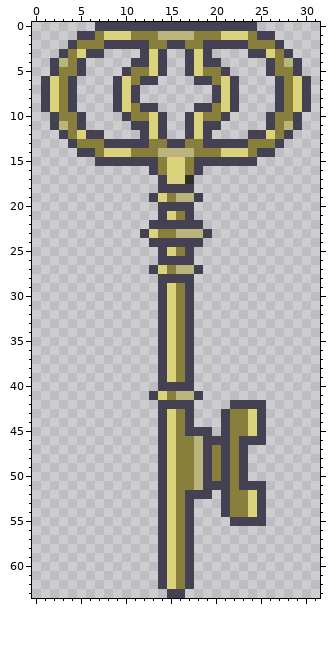
Edited in one commit: pixel-art sprite (assets/sprites/key.png). Above, as it was before the edit.
The file is 32x64 pixels.
Now the later version:
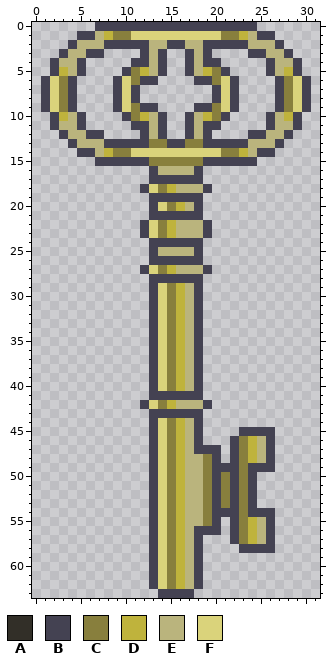
Palette (. is transparent): A #322f28  B #444252  C #887f3d  D #bfb33c  E #bab47d  F #dad37b
Change:
Changed rows in their new state; - is an unchanged pixel.
first column x 3:
 1 ----EDCCFFFFFFFFFFCCDE----
 2 --EEE-----EE--EE-----EEE--
 3 -EE-------E----E-------EE-
 4 -E--------E----E--------E-
 5 DE-------DE----ED-------ED
first column x 3:
10 DE-------DE----ED-------ED
11 -E--------E----E--------E-
12 -EE-------E----E-------EE-
13 --EEE----------------EEE--
14 ----EDCCFFFFFFFFFFCCDE----
15 ----------C-CC-C----------
16 -----------EEEE-----------
17 ----------B-BBBB----------
18 ---------BFCDEEEB---------
19 -----------BBBB-----------
20 ----------BFCDEB----------
21 ----------B-BB-B----------
22 ---------BFCDEEEB---------
23 ------------D-------------
25 ----------BEEEEB----------
26 ----------B----B----------
27 ---------BFCD--EB---------
28 ----------B----B----------
29 ----------BFCDEB----------
30 ----------BFCDEB----------
31 ----------BFCDEB----------
32 ----------BFCDEB----------
33 ----------BFCDEB----------
34 ----------BFCDEB----------
35 ----------BFCDEB----------
36 ----------BFCDEB----------
37 ----------BFCDEB----------
38 ----------BFCDEB----------
39 ----------BFCDEB----------
40 ----------BFCDEB----------
41 -----------BBBB-----------
42 ---------BFCDEEEB--....---
43 ----------B-BB-B--.....---
44 ----------BFCDEB--.....---
45 ----------BFCDE-.-..BB-B--
46 ----------BFCDEB...BCDEB--
47 ----------BFCDEB-B.BCDEB--
48 ----------BFCDE-CB.BCDEB--
49 ----------BFCDE-CB-BCBBB--
50 ----------BFCDE-CBCBCB----
51 ----------BFCDE-C-CBC-.---
52 ----------BFCDEECBCB-B.---
53 ----------BFCDEECBCB-B.---
54 ----------BFCDEECB-B-B-B--
55 ----------BFCDEECB--CDEB--
56 ----------BFCDEBBB-BCDEB--
57 ----------BFCDEB---BCDEB--
58 ----------BFCDEB----BBBB--
59 ----------BFCDEB----------
60 ----------BFCDEB----------
61 ----------BFCDEB----------
62 ----------BFCDEB----------
63 -----------B--B-----------
Pixel boxes of the changes (left, top, right, bottom) in both pictures:
changed: (59, 31, 293, 76)
changed: (59, 112, 293, 598)
